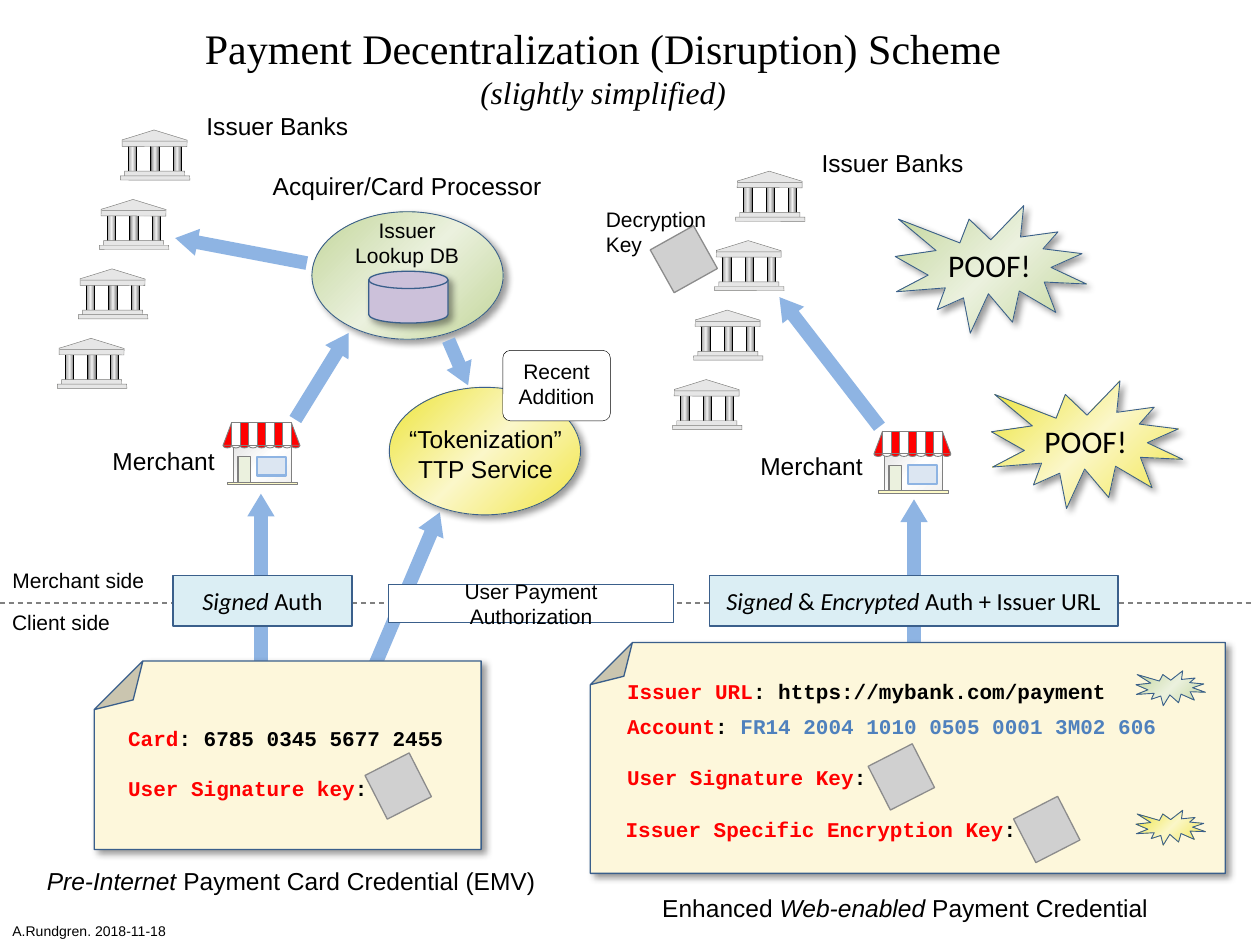
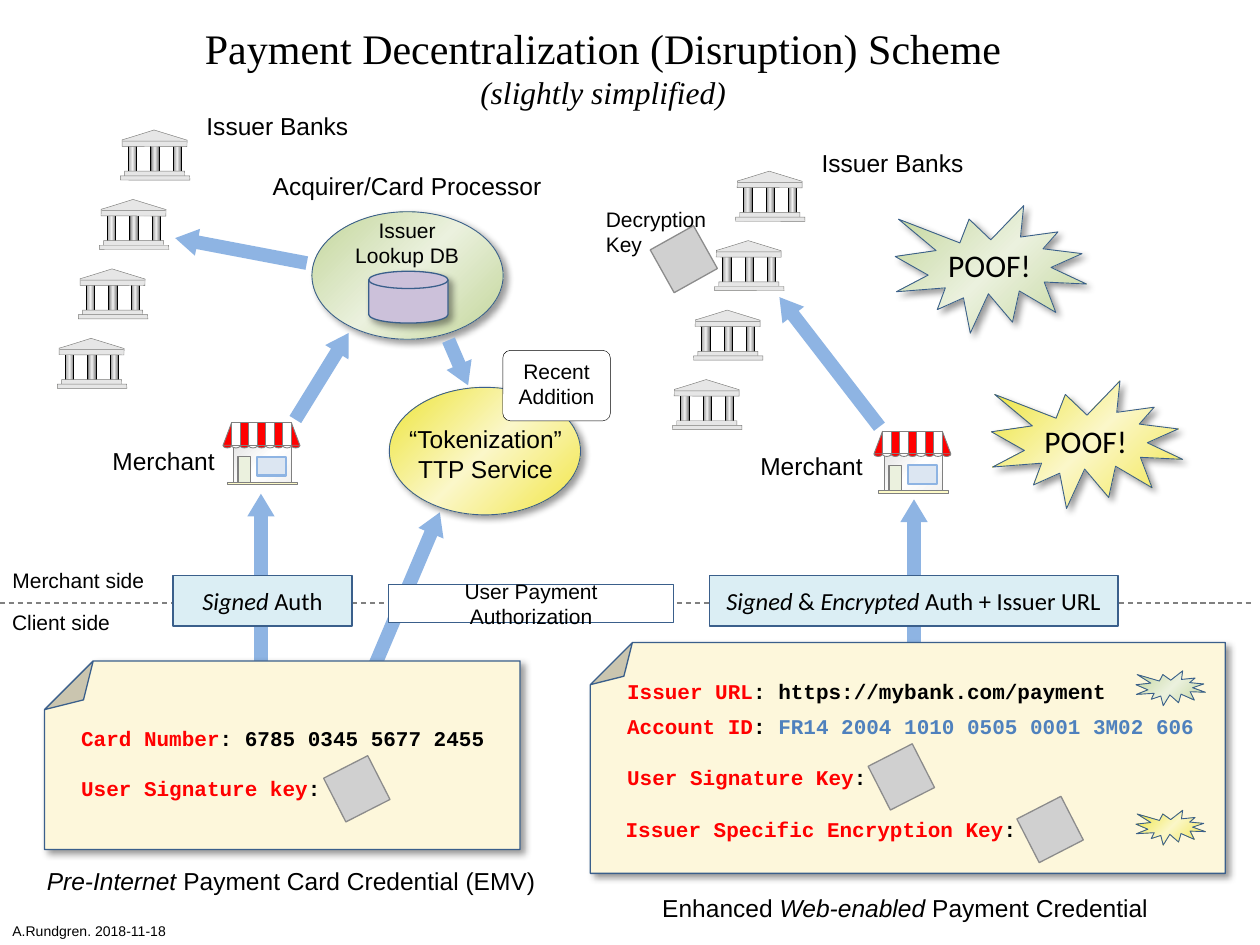
Before and after one commit to cyberphone/doc, a slide deck: slide 1 of payments/payment-decentralization-scheme-1a.pptx. Drawn at 1260x945 pixels with LibreOffice and Linux fonts; fonts in the diff are those of the drawing; grey boxes stand for pictures. Boxes give left, top, right and bottom in pixels: in the first picture for what was removed or moved away, otherwise in the second. Text is boxed around its words. In the diff, an @@ line names an element or a change of style, - is before the commit and + after.

```diff
--- a/payments/payment-decentralization-scheme-1a.pptx
+++ b/payments/payment-decentralization-scheme-1a.pptx
@@ folded corner: place and size @@
-folded corner at bbox=[94, 662, 481, 850]
+folded corner at bbox=[44, 662, 519, 850]
@@ text "Card Number: 6785 0345 5677 ...": place and size @@
-text "Card Number: 6785 0345 5677 ..." at bbox=[128, 731, 443, 801]
+text "Card Number: 6785 0345 5677 ..." at bbox=[81, 731, 484, 801]
@@ text at bbox=[81, 731, 484, 747]: text changed @@
-Card: 6785 0345 5677 2455
+Card Number: 6785 0345 5677 2455
@@ text at bbox=[627, 720, 1194, 735]: text changed @@
-Account: FR14 2004 1010 0505 0001 3M02 606
+Account ID: FR14 2004 1010 0505 0001 3M02 606
@@ picture: place and size @@
-picture at bbox=[364, 753, 431, 819]
+picture at bbox=[324, 756, 390, 822]
@@ picture: place and size @@
-picture at bbox=[1013, 797, 1079, 863]
+picture at bbox=[1017, 797, 1083, 863]
```
Also in this commit, not shown: 1 other file.
